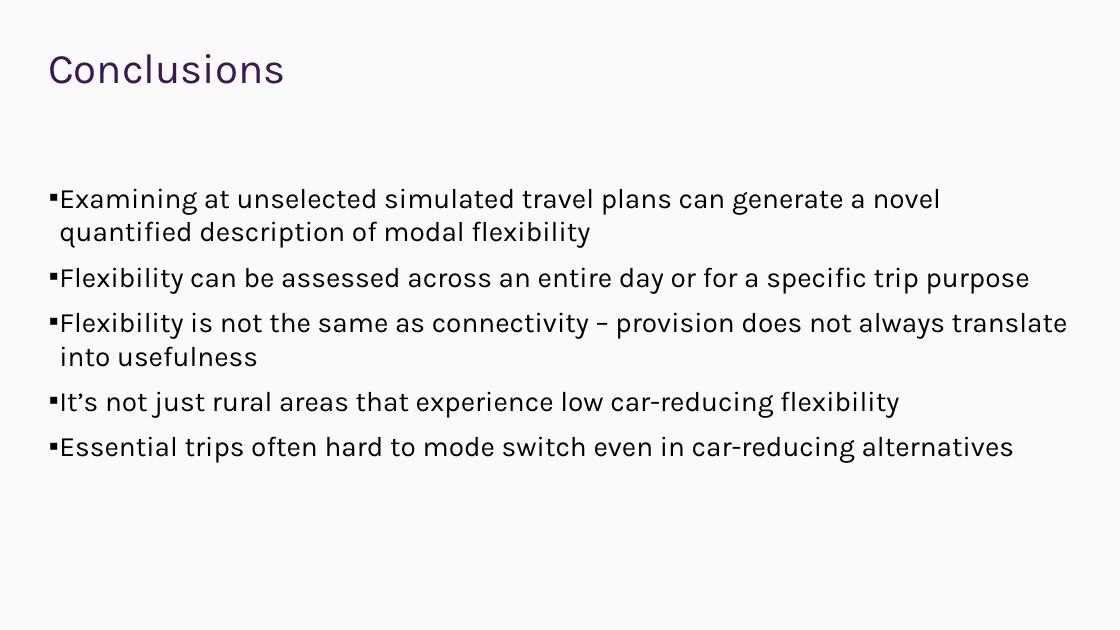
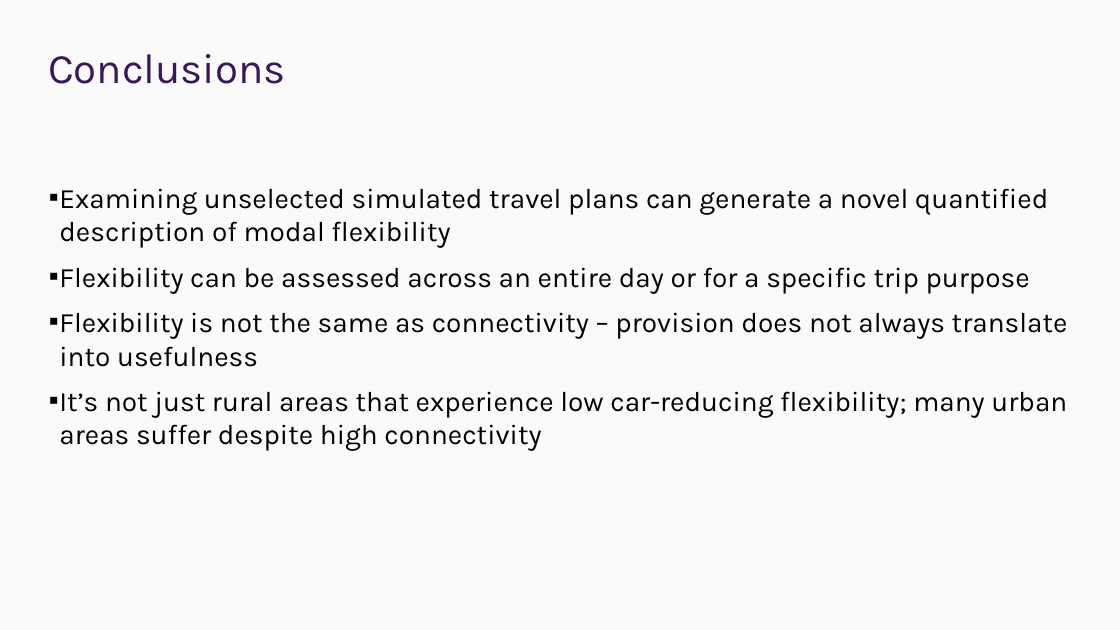
Before and after one commit to mjmwood/mjmwood.github.io, a slide deck: slide 23 of docs/presentations/Maria_Wood_Quantifying_Flexibility.pptx. Drawn at 1120x630 pixels with LibreOffice and Linux fonts; fonts in the diff are those of the drawing; background and template pictures are left out. Boxes give left, top, right and bottom in pixels: in the first picture for what was removed or moved away, otherwise in the second. Text is boxed around its words. In the diff, an @@ line names an element or a change of style, - is before the commit and + after.

Commit message:
updated etc slides

```diff
--- a/docs/presentations/Maria_Wood_Quantifying_Flexibility.pptx
+++ b/docs/presentations/Maria_Wood_Quantifying_Flexibility.pptx
@@ text at (x1=59, y1=188, x2=1048, y2=248): text changed @@
-▪ Examining at unselected simulated travel plans can generate a novel quantified description of modal flexibility
+▪ Examining unselected simulated travel plans can generate a novel quantified description of modal flexibility
@@ text at (x1=59, y1=391, x2=1067, y2=451): text changed @@
-▪ It’s not just rural areas that experience low car-reducing flexibility
-▪ Essential trips often hard to mode switch even in car-reducing alternatives
+▪ It’s not just rural areas that experience low car-reducing flexibility; many urban areas suffer despite high connectivity
```
Also in this commit, not shown: 3 other slides changed, 1 slide added, 1 slide removed, 8 other files.
